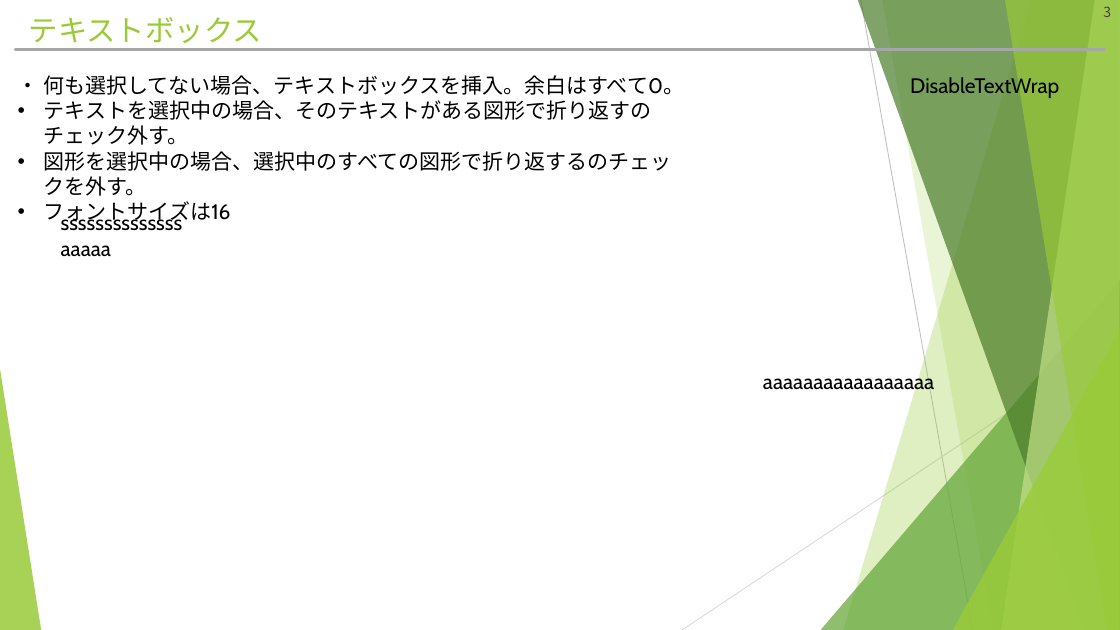
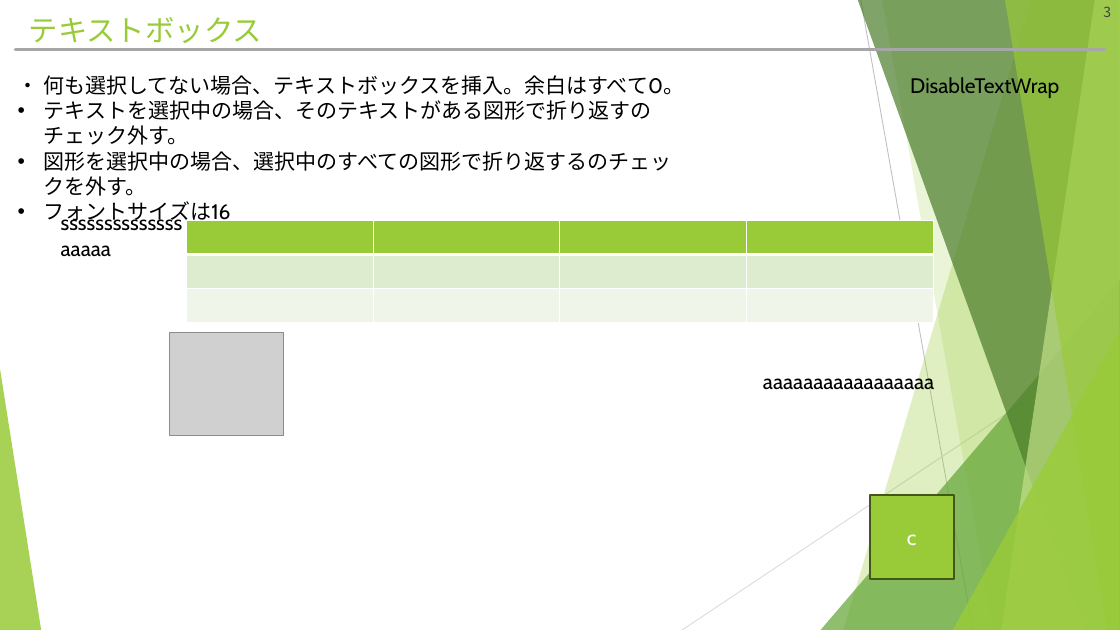
Before and after one commit to hitsuji-ga-u/pawapo, a slide deck: slide 3 of slide/customUI_debug.pptm. Drawn at 1120x630 pixels with LibreOffice and Linux fonts; fonts in the diff are those of the drawing; grey boxes stand for pictures. Boxes give left, top, right and bottom in pixels: in the first picture for what was removed or moved away, otherwise in the second. Text is boxed around its words. In the diff, an @@ line names an element or a change of style, - is before the commit and + after.

```diff
--- a/slide/customUI_debug.pptm
+++ b/slide/customUI_debug.pptm
@@ table added at <box>187,220,933,323</box>, 3 rows, 4 columns @@
+ |  |  | 
+ |  |  | 
+ |  |  | 
@@ picture added at <box>170,332,283,435</box> @@
@@ rectangle added at <box>870,495,954,579</box>, fill #99CB38, outline #435919 1.5 pt, 18 pt, text #FFFFFF @@
+c
```
Also in this commit, not shown: 4 other files.
